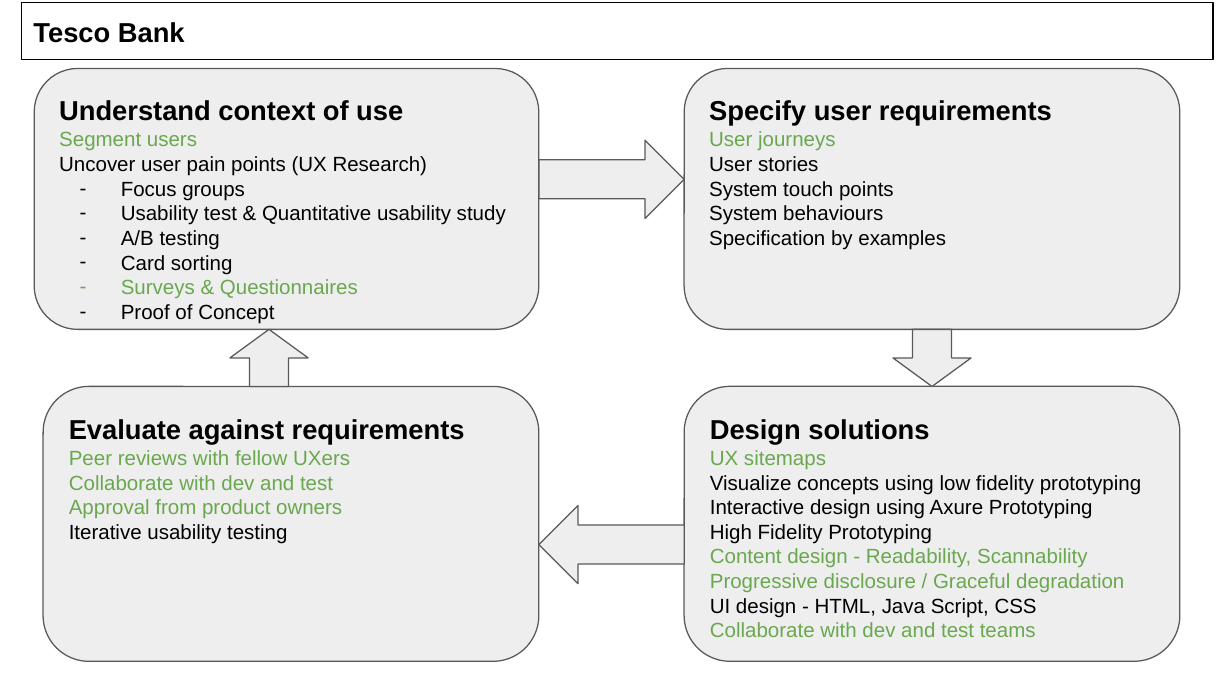
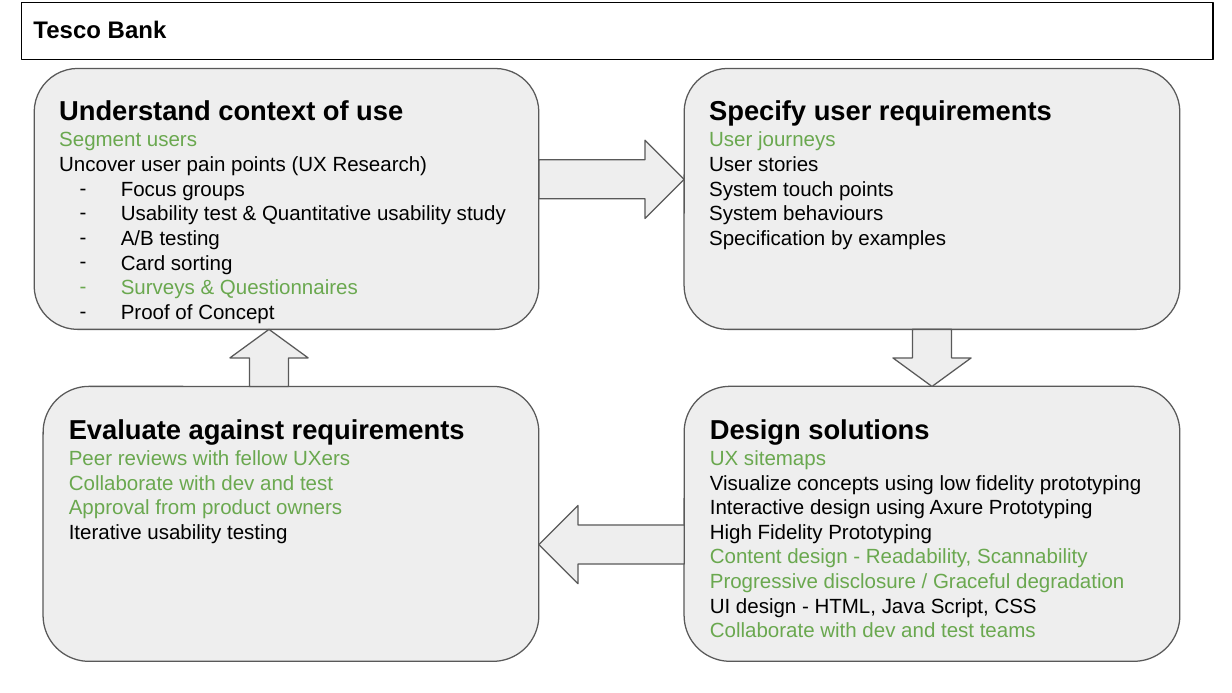
Before and after one commit to RaghavanKasthuri/User-Experience-UX-, a slide deck: slide 8 of User Centred Design/User Centered Design.pptx. Drawn at 1232x693 pixels with LibreOffice and Linux fonts; fonts in the diff are those of the drawing. Boxes give left, top, right and bottom in pixels: in the first picture for what was removed or moved away, otherwise in the second. Text is boxed around its words. In the diff, an @@ line names an element or a change of style, - is before the commit and + after.

Commit message:
Update User Centered Design.pptx
Updated the cover sheet and as well the description to read:

Methods to develop an understanding of users needs during the iterative design process.

```diff
--- a/User Centred Design/User Centered Design.pptx
+++ b/User Centred Design/User Centered Design.pptx
@@ rectangle "Tesco Bank" at <box>21,2,1212,59</box>: size 16 to 14 pt @@
```
Also in this commit, not shown: 8 other slides changed.
